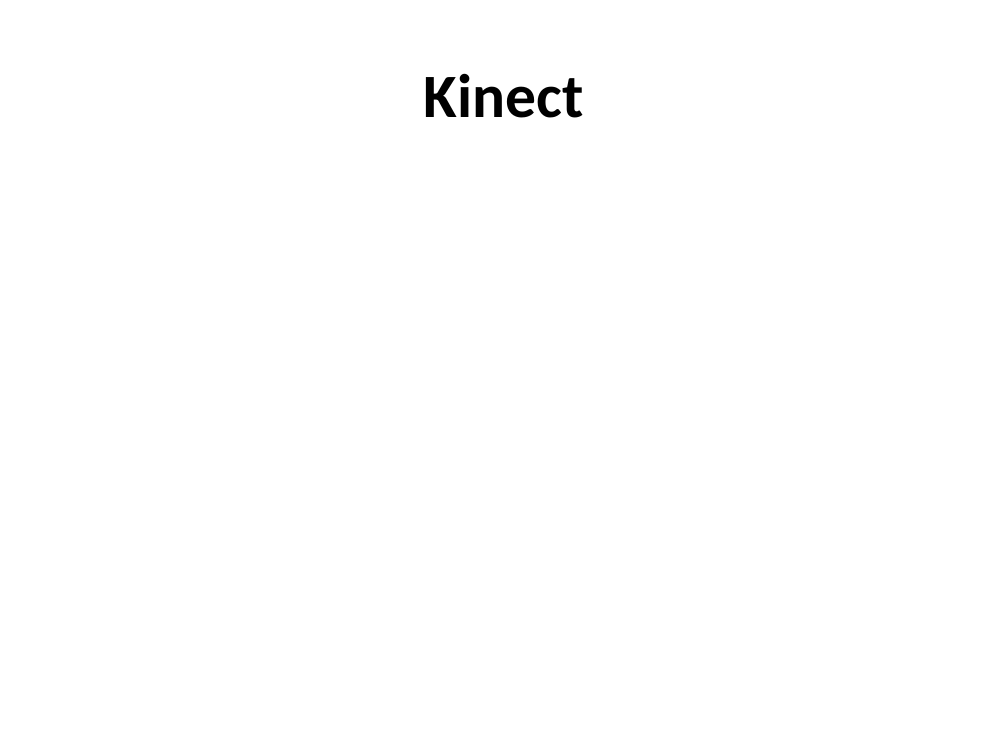
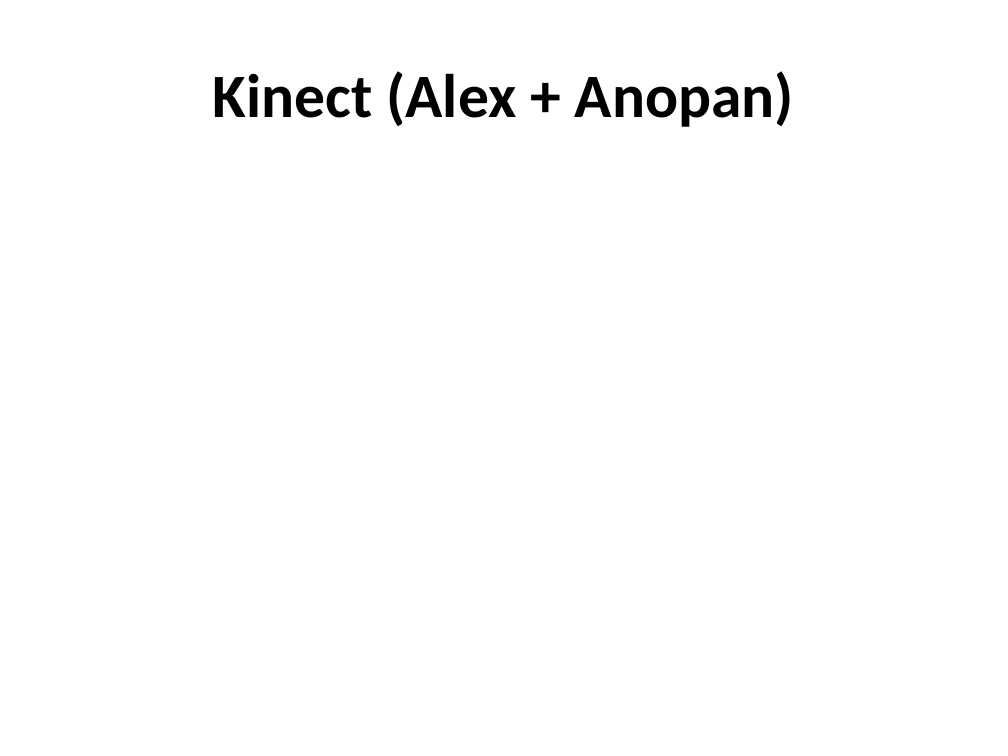
Before and after one commit to Hankli/VirtualEnvironments-Project, a slide deck: slide 10 of Documents/Presentations/Mock Presentation.pptx (slide 9 before the commit). Drawn at 1008x756 pixels with LibreOffice and Linux fonts; fonts in the diff are those of the drawing; background and template pictures are left out. Boxes give left, top, right and bottom in pixels: in the first picture for what was removed or moved away, otherwise in the second. Text is boxed around its words. In the diff, an @@ line names an element or a change of style, - is before the commit and + after.

```diff
--- a/Documents/Presentations/Mock Presentation.pptx
+++ b/Documents/Presentations/Mock Presentation.pptx
@@ title at [213,71,794,127]: text changed @@
-Kinect
+Kinect (Alex + Anopan)
```
Also in this commit, not shown: 3 other slides changed, 11 slides added, 6 slides removed.
